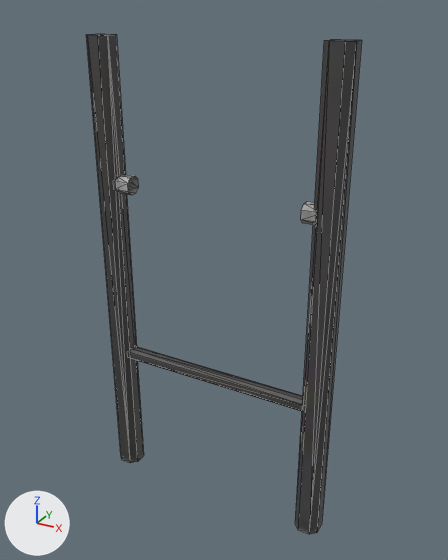
The glTF model assets/models/props/trash_bin.glb as it was, and as the next commit left it.
Before and after are seen from a 50 mm lens placed at (-8.266, 3.794, 1.223), pointed at (-8.944, 5.026, 0.607). The axes (+X, +Y, +Z) are drawn at lower left. The lights are the same throughout. The picture after the commit comes second. Mesh edges are drawn as thin lines. Where no turn or scale is listed for an object, it has been applied to the vertices.

Before the edit, the objects in view are built like this:
```python
me_mesh_086 = bpy.data.meshes.new('Mesh.086')
me_mesh_086.from_pydata(...)  # 80 vertices, 104 faces; spans x -9.281..-8.643, y 1.366..1.428, z -0.034..1.166
me_mesh_086.materials.append(mat_generalassets_citymix_1)  # picture img_citymix_1_albedotransparency
ob_trash_bin = bpy.data.objects.new('trash_bin', me_mesh_086)
ob_trash_bin.location = (0.0, 3.603, 0.0)
```
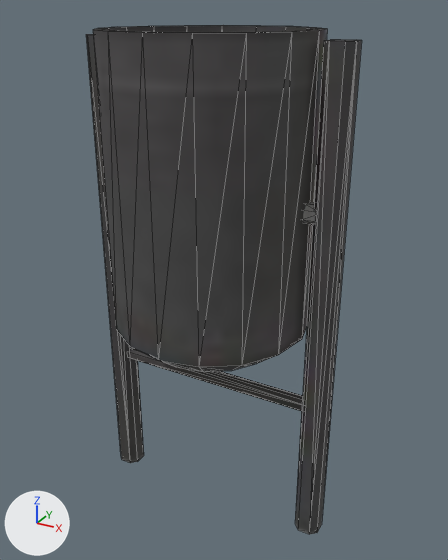
The newer file is also turned or shifted as a whole; pictures and numbers use the older file's frame.

Pixel boxes [x1, y1, x2, y2] of what changed, in the pictures (448 x 560 px):
'Trash_Can', added: after [93, 25, 327, 372]

What changed in the scene script:
```text
Add mat_citymix_atlas:
    mat_citymix_atlas = principled_material('citymix_atlas')
    mat_citymix_atlas.texture = img_citymix_1_albedotransparency
    mat_citymix_atlas.roughness = 0.85
Add me_mesh_062:
    me_mesh_062.from_pydata(...)  # 80 vertices, 156 faces; spans x -9.202..-8.722, y 1.157..1.637, z 0.456..1.182
    me_mesh_062.materials.append(mat_citymix_atlas)  # picture img_citymix_1_albedotransparency
Add ob_trash_can:
    ob_trash_can = bpy.data.objects.new('Trash_Can', me_mesh_062)
    ob_trash_can.location = (0.0, 3.603, 0.0)
```
